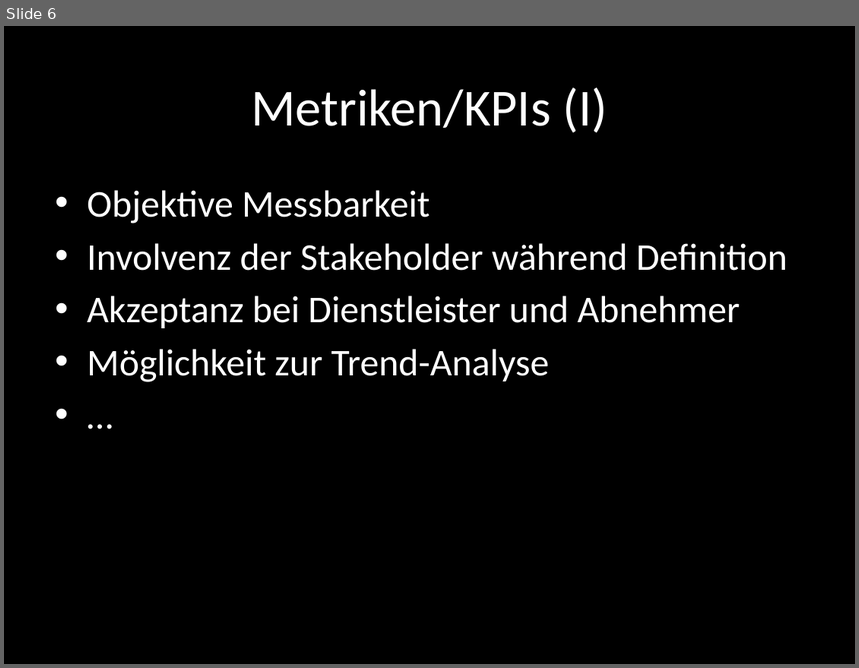
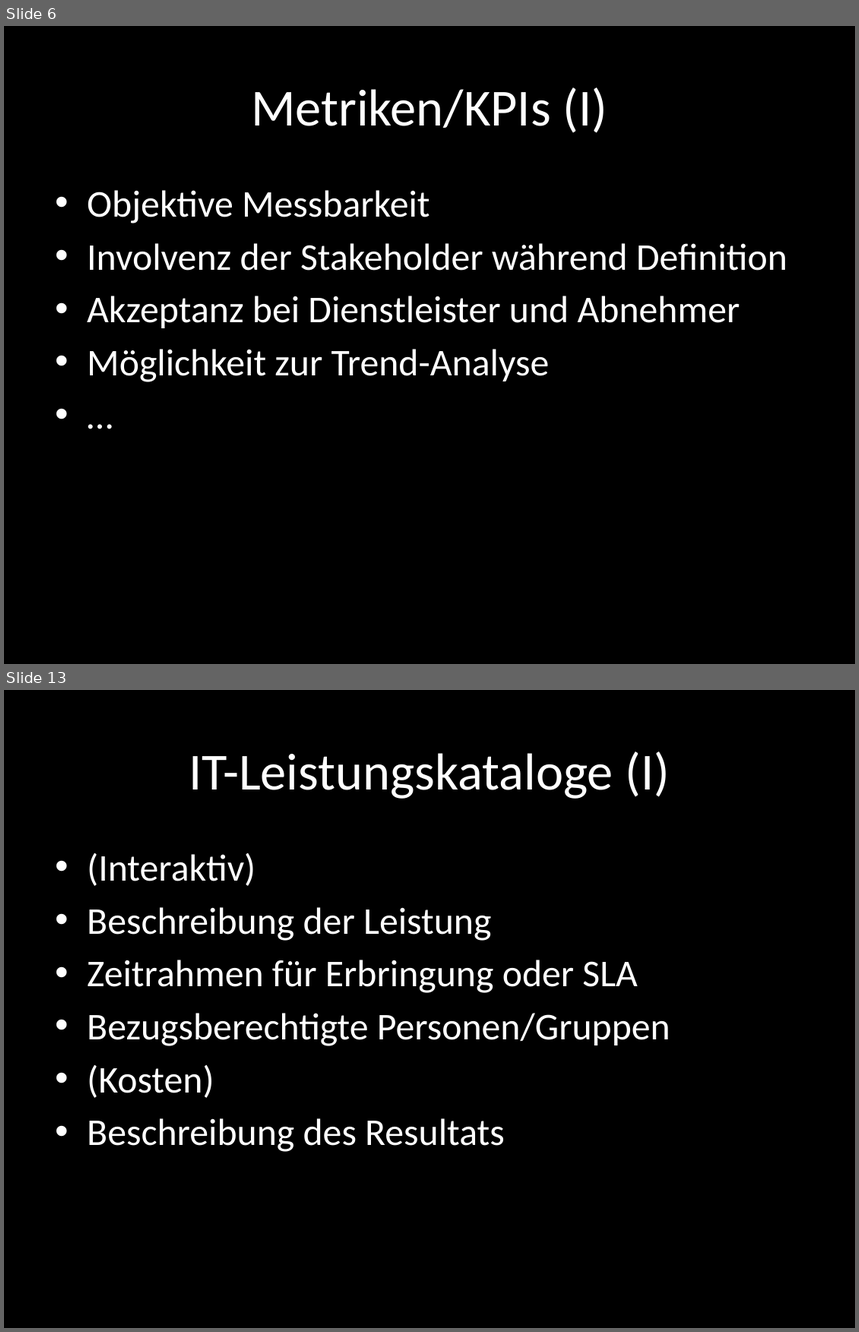
Before and after one commit to foyan/E2E, a slide deck: End-to-end Monitoring.pptx. Shown one above the other, each under a label of ours: slide 6 before the commit, slides 6 and 13 after it; the slides between them are not shown. The pictures are 859x668 and 859x1332 pixels, drawn with LibreOffice and Linux fonts; fonts in the diff are those of the drawing. Boxes give left, top, right and bottom in pixels: in the first picture for what was removed or moved away, otherwise in the second. Text is boxed around its words. In the diff, an @@ line names an element or a change of style, - is before the commit and + after.

```diff
--- a/End-to-end Monitoring.pptx
+++ b/End-to-end Monitoring.pptx
@@ slide 13 added at bbox=[4, 690, 855, 1328], background #000000 @@
@@ title added at bbox=[189, 752, 670, 799], 44 pt, text #FFFFFF @@
+IT-Leistungskataloge (I)
@@ text added at bbox=[87, 853, 671, 1152], 32 pt, text #FFFFFF @@
+• (Interaktiv)
+• Beschreibung der Leistung
+• Zeitrahmen für Erbringung oder SLA
+• Bezugsberechtigte Personen/Gruppen
+• (Kosten)
+• Beschreibung des Resultats
```
Also in this commit, not shown: 1 slide changed, 12 other slides added, 1 slide removed, 2 other files.
